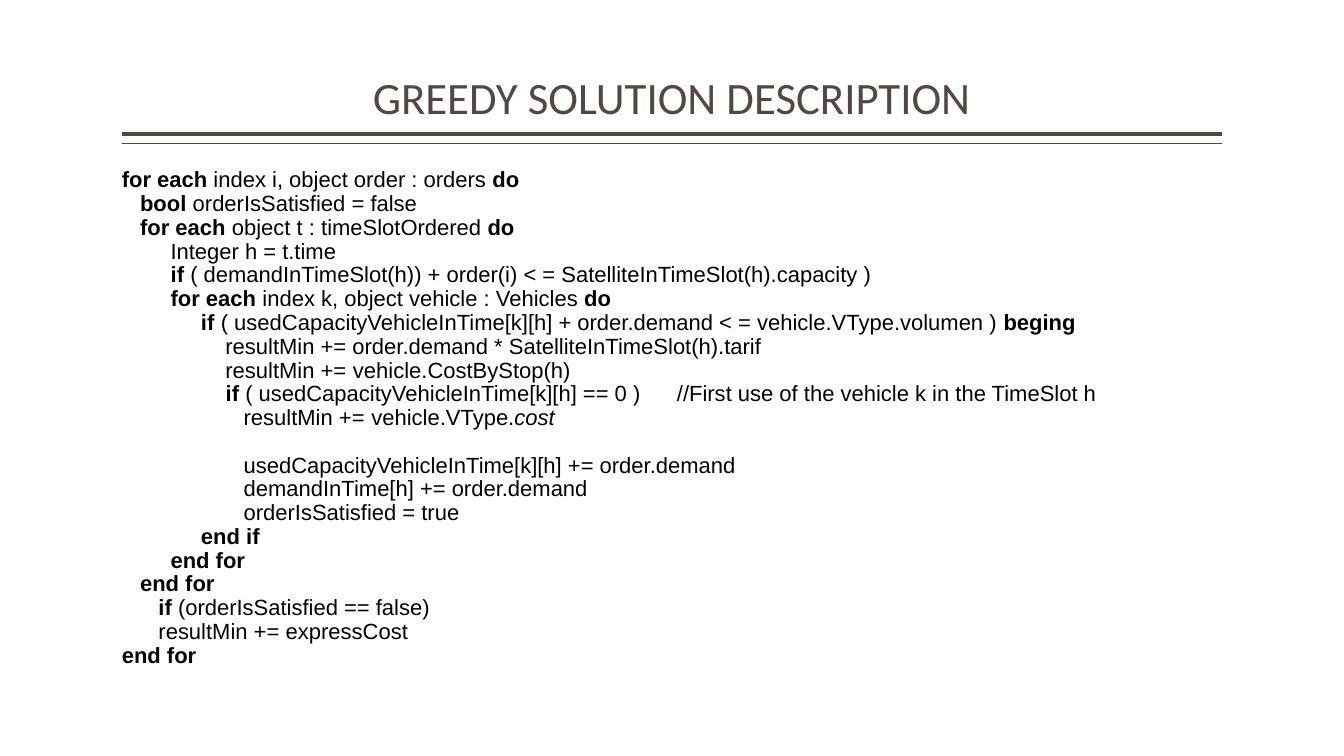
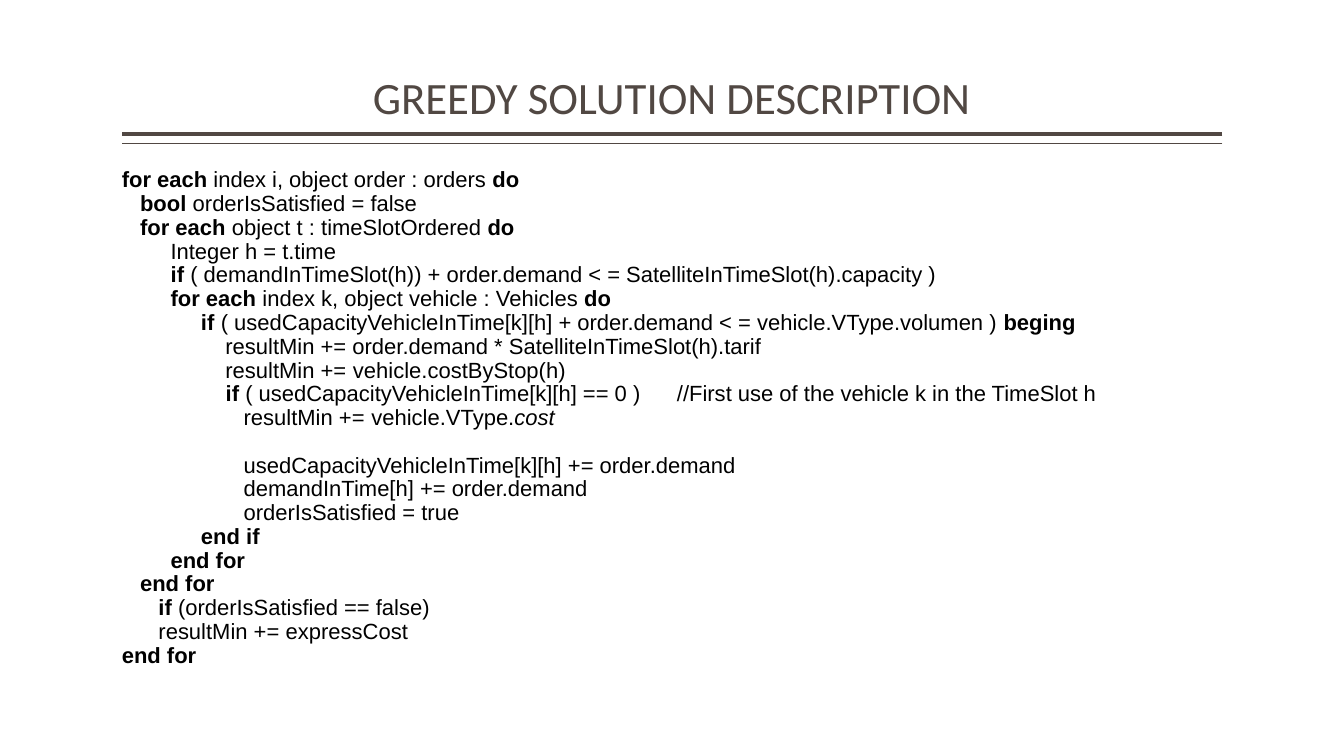
Before and after one commit to averanes/BinPackingProblem, a slide deck: slide 8 of bpdmo_greedy.pptx. Drawn at 1344x756 pixels with LibreOffice and Linux fonts; fonts in the diff are those of the drawing. Boxes give left, top, right and bottom in pixels: in the first picture for what was removed or moved away, otherwise in the second. Text is boxed around its words. In the diff, an @@ line names an element or a change of style, - is before the commit and + after.

```diff
--- a/bpdmo_greedy.pptx
+++ b/bpdmo_greedy.pptx
@@ text at (171,266,922,287): text changed @@
-if ( demandInTimeSlot(h)) + order(i) < = SatelliteInTimeSlot(h).capacity )
+if ( demandInTimeSlot(h)) + order.demand < = SatelliteInTimeSlot(h).capacity )
@@ text at (225,362,566,383): text changed @@
-resultMin += vehicle.CostByStop(h)
+resultMin += vehicle.costByStop(h)
```
Also in this commit, not shown: 6 other slides changed, 1 slide added, 1 slide removed.
